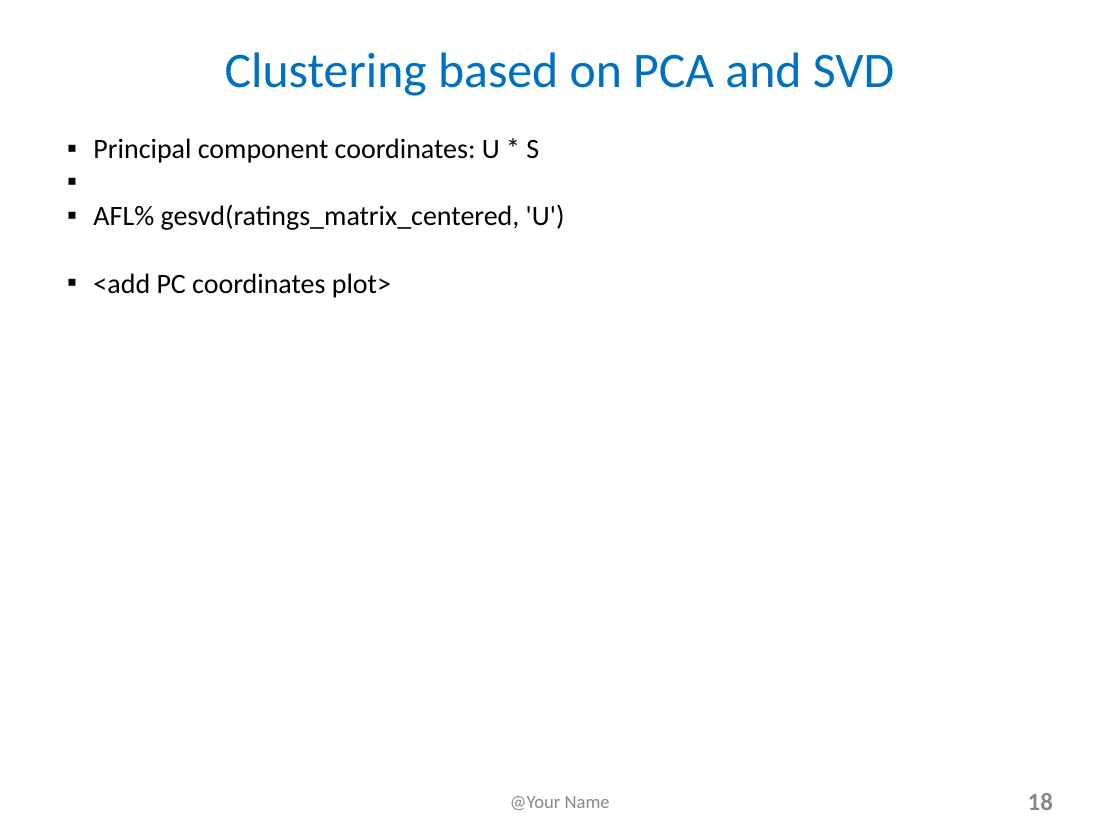
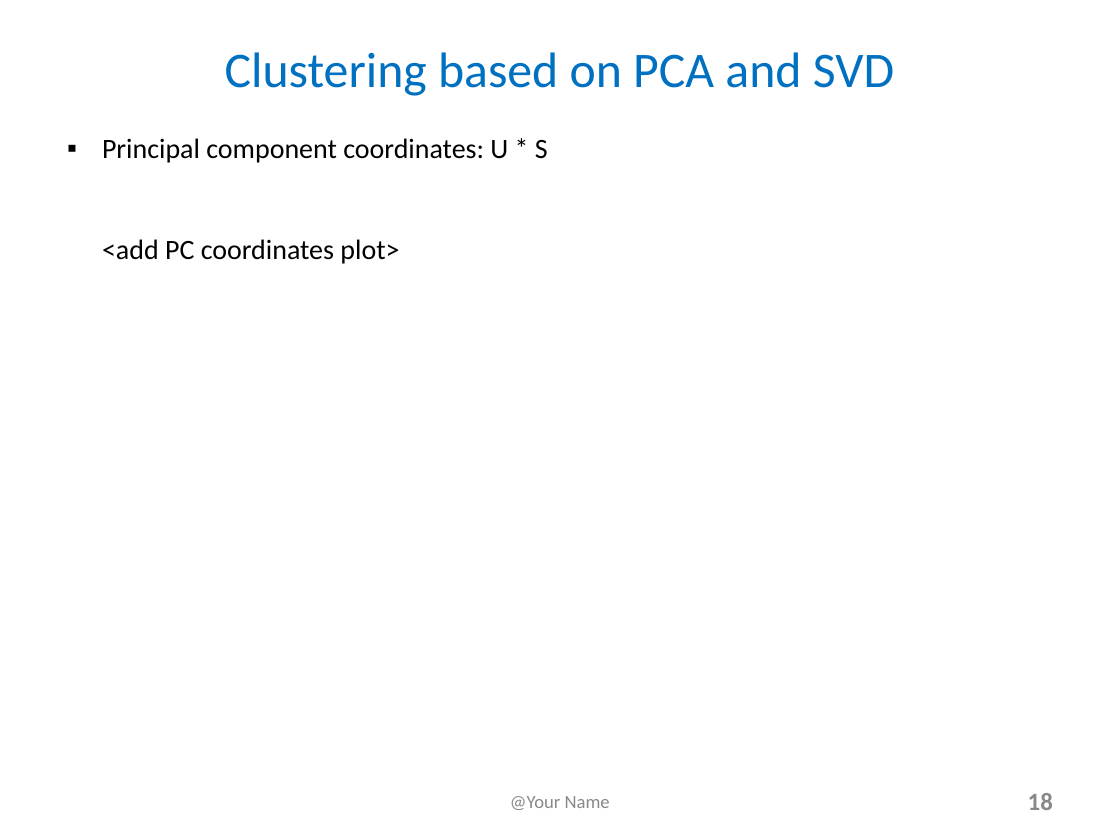
Before and after one commit to lchiaying/SciDB-project, a slide deck: slide 18 of FinalProjectSlides and YouTubeTitlePage_e63_2017.pptx. Drawn at 1120x840 pixels with LibreOffice and Linux fonts; fonts in the diff are those of the drawing. Boxes give left, top, right and bottom in pixels: in the first picture for what was removed or moved away, otherwise in the second. Text is boxed around its words. In the diff, an @@ line names an element or a change of style, - is before the commit and + after.

```diff
--- a/FinalProjectSlides and YouTubeTitlePage_e63_2017.pptx
+++ b/FinalProjectSlides and YouTubeTitlePage_e63_2017.pptx
@@ text at (102,138,548,264): text changed @@
-▪ Principal component coordinates: U * S
-▪ AFL% gesvd(ratings_matrix_centered, 'U')
-▪ <add PC coordinates plot>
+▪ Principal component coordinates: U * S
+  <add PC coordinates plot>
```
Also in this commit, not shown: 13 other slides changed.
